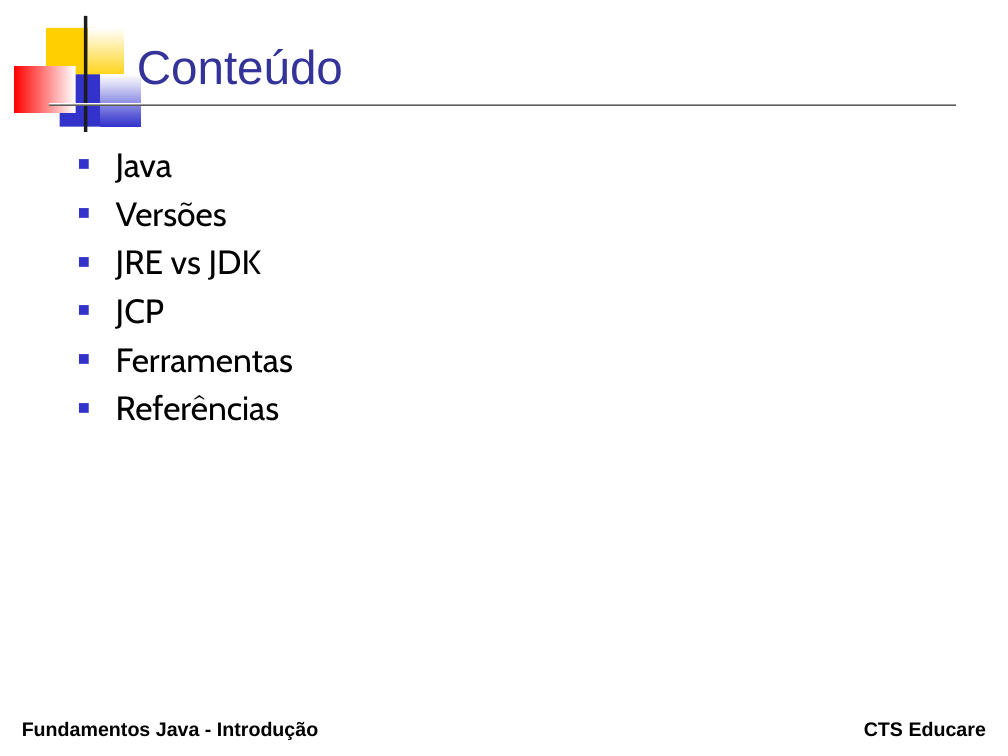
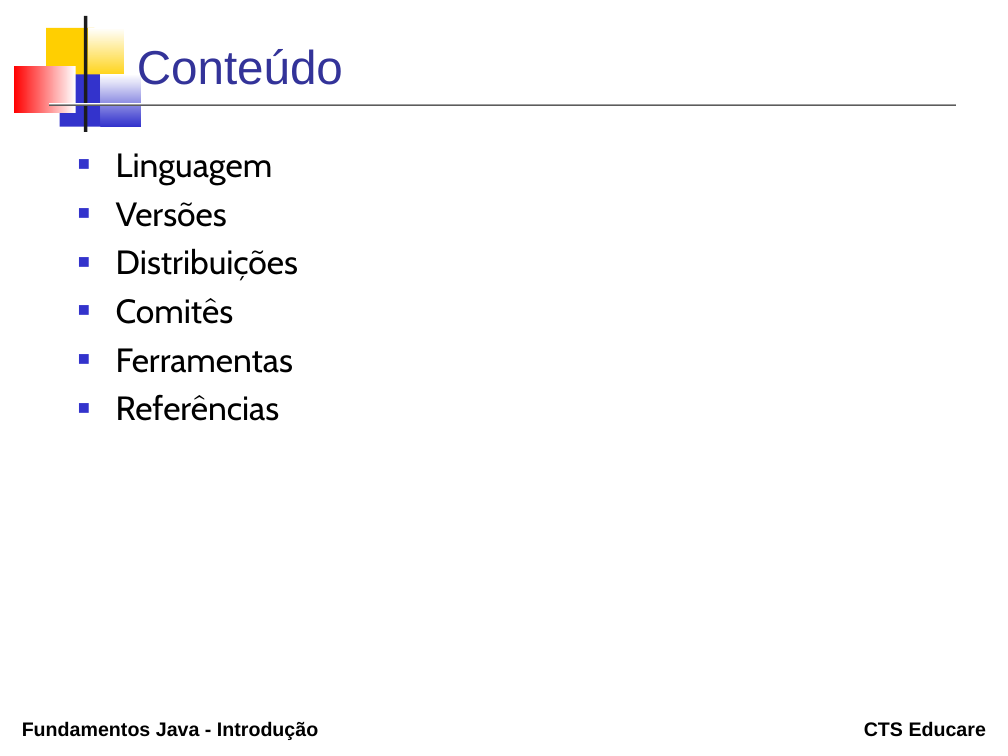
Before and after one commit to erosvitor/curso-java-fundamentos, a slide deck: slide 2 of topicos/01_introducao/Introducao.odp. Drawn at 1008x756 pixels with LibreOffice and Linux fonts; fonts in the diff are those of the drawing. Boxes give left, top, right and bottom in pixels: in the first picture for what was removed or moved away, otherwise in the second. Text is boxed around its words. In the diff, an @@ line names an element or a change of style, - is before the commit and + after.

Commit message:
Ajustes e correções no conteúdo

```diff
--- a/topicos/01_introducao/Introducao.odp
+++ b/topicos/01_introducao/Introducao.odp
@@ text at [116, 153, 273, 185]: text changed @@
-■ Java
+■ Linguagem
@@ text at [116, 248, 298, 324]: text changed @@
-■ JRE vs JDK
-■ JCP
+■ Distribuições
+■ Comitês
```
Also in this commit, not shown: 6 other slides changed, 18 other files.
